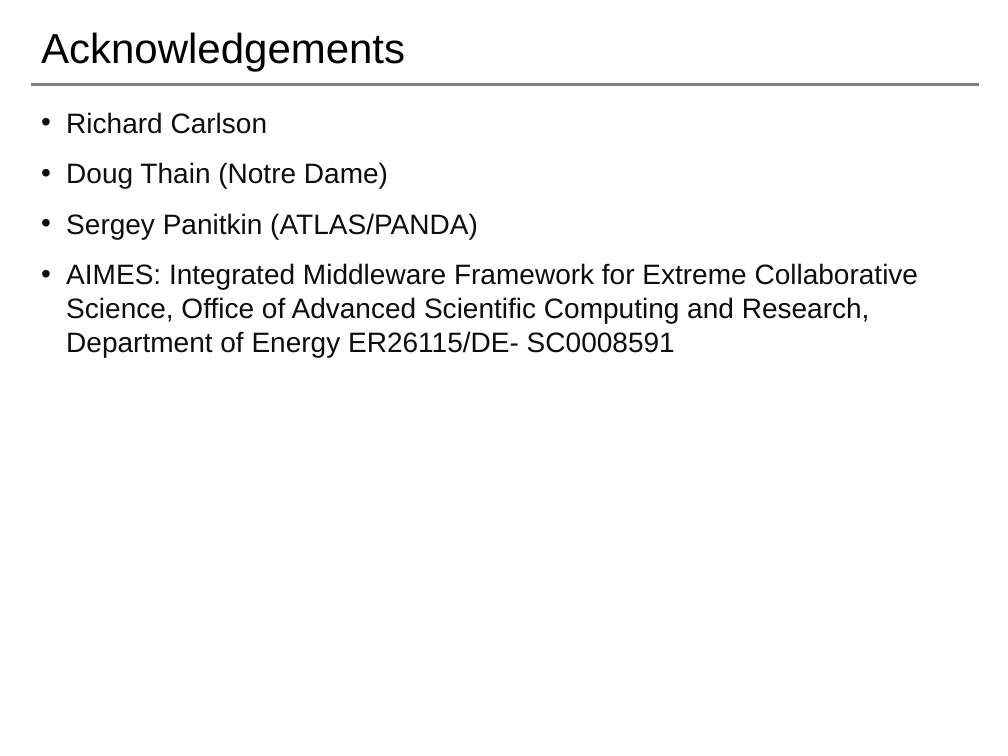
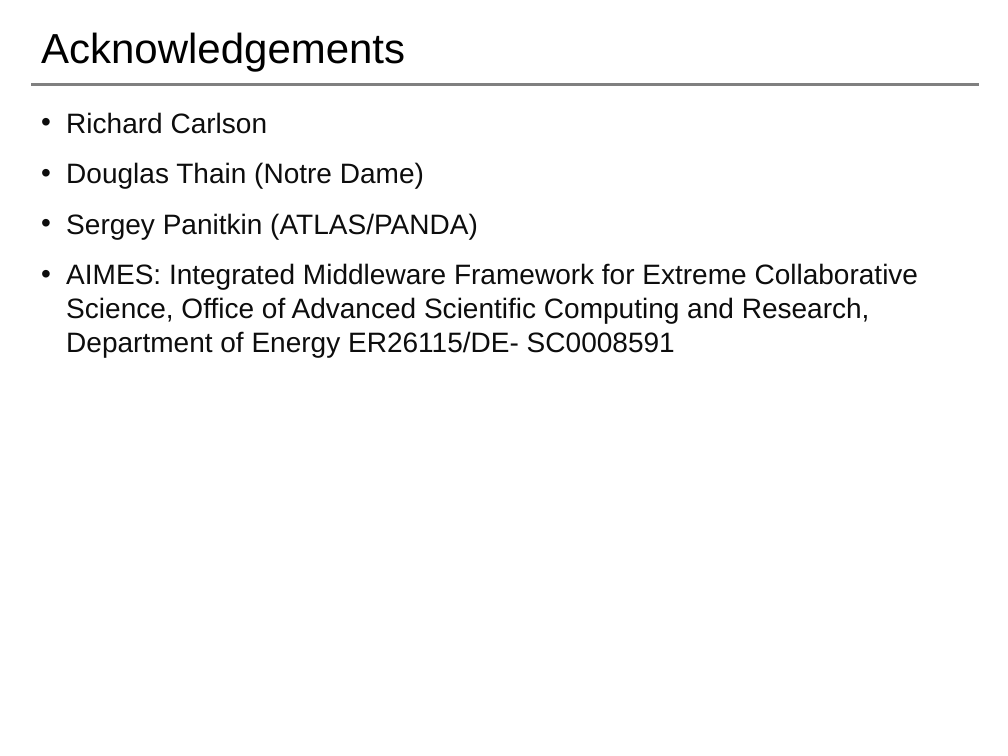
Before and after one commit to saga-project/NGMW, a slide deck: slide 24 of presentations/radical-modsim.pptx (slide 25 before the commit). Drawn at 1008x756 pixels with LibreOffice and Linux fonts; fonts in the diff are those of the drawing; background and template pictures are left out. Boxes give left, top, right and bottom in pixels: in the first picture for what was removed or moved away, otherwise in the second. Text is boxed around its words. In the diff, an @@ line names an element or a change of style, - is before the commit and + after.

```diff
--- a/presentations/radical-modsim.pptx
+++ b/presentations/radical-modsim.pptx
@@ text at box(66, 162, 424, 189): text changed @@
-• Doug Thain (Notre Dame)
+• Douglas Thain (Notre Dame)
```
Also in this commit, not shown: 2 other slides changed.
